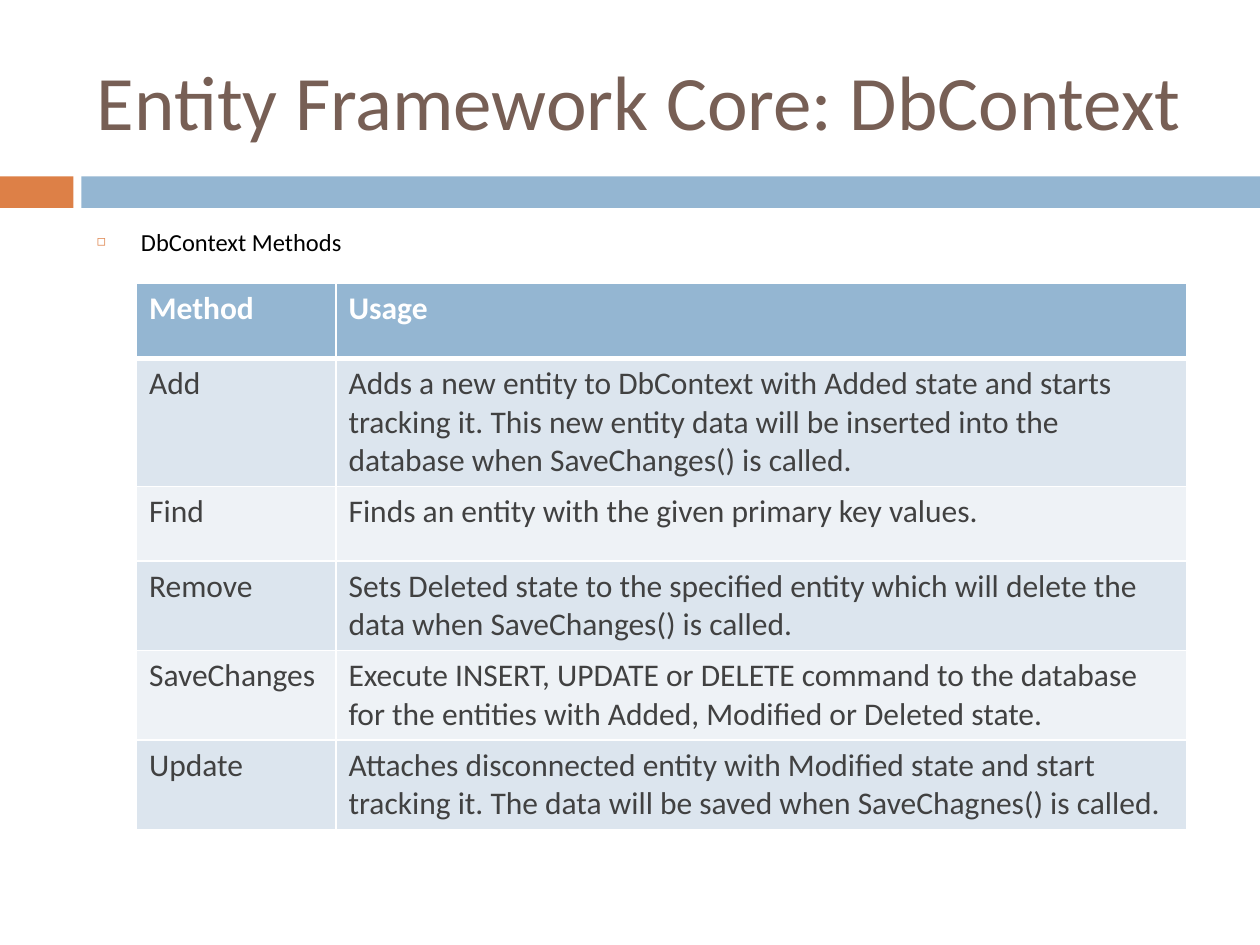
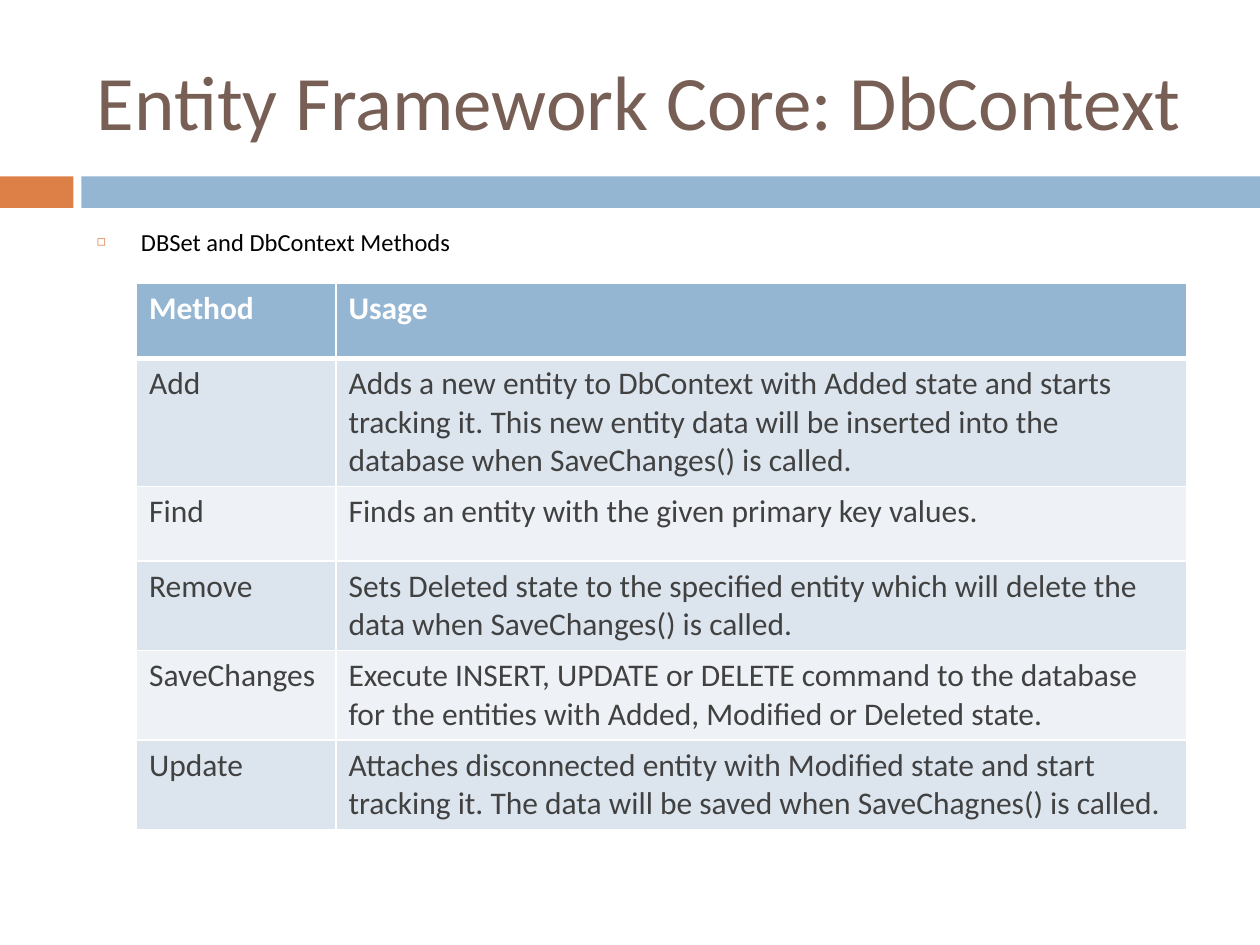
Before and after one commit to ADMDOTNETANGULAR/adm-dotnet-angular, a slide deck: slide 13 of Week-5/EnityFramework_Core.pptx (slide 11 before the commit). Drawn at 1260x945 pixels with LibreOffice and Linux fonts; fonts in the diff are those of the drawing. Boxes give left, top, right and bottom in pixels: in the first picture for what was removed or moved away, otherwise in the second. Text is boxed around its words. In the diff, an @@ line names an element or a change of style, - is before the commit and + after.

```diff
--- a/Week-5/EnityFramework_Core.pptx
+++ b/Week-5/EnityFramework_Core.pptx
@@ text at <box>141,234,450,251</box>: text changed @@
-◻ DbContext Methods
+◻ DBSet and DbContext Methods
```
Also in this commit, not shown: 7 other slides changed, 7 slides added, 10 other files.
